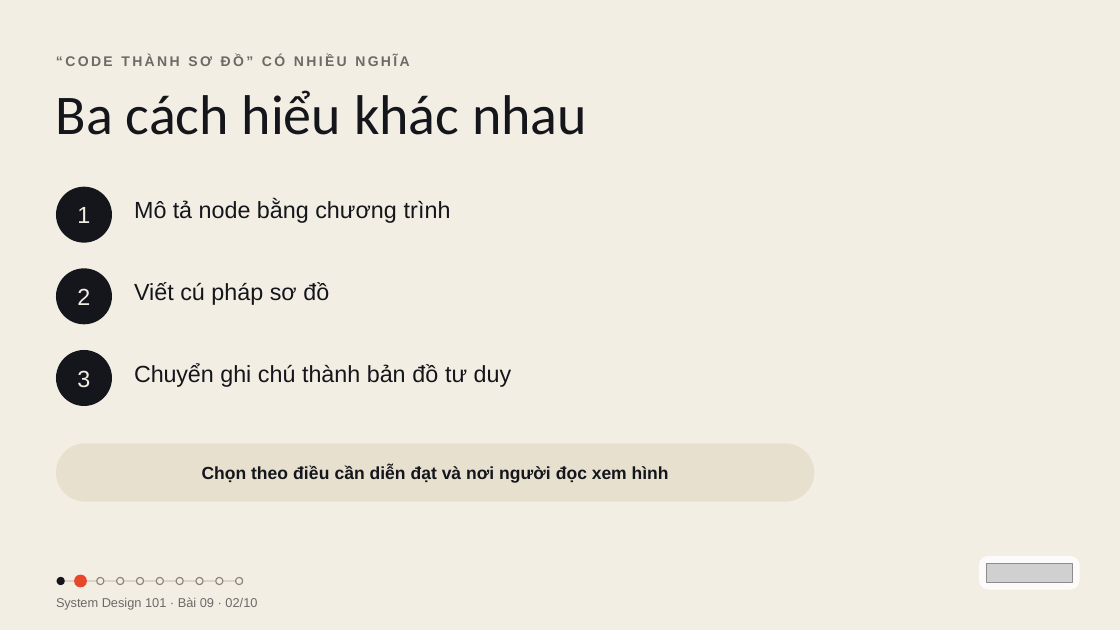
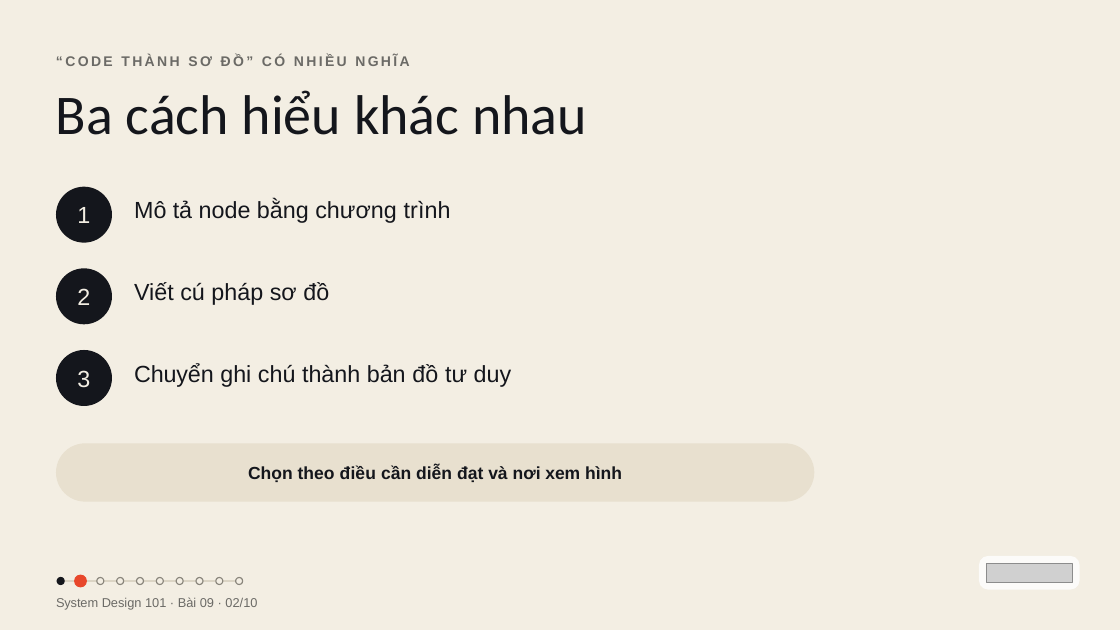
Before and after one commit to vohoailinh90/tool-marketing-studio, a slide deck: slide 2 of system-design-101/vi/lessons/sd-09-009/slides/sd-09-009.pptx. Drawn at 1120x630 pixels with LibreOffice and Linux fonts; fonts in the diff are those of the drawing; grey boxes stand for pictures. Boxes give left, top, right and bottom in pixels: in the first picture for what was removed or moved away, otherwise in the second. Text is boxed around its words. In the diff, an @@ line names an element or a change of style, - is before the commit and + after.

```diff
--- a/system-design-101/vi/lessons/sd-09-009/slides/sd-09-009.pptx
+++ b/system-design-101/vi/lessons/sd-09-009/slides/sd-09-009.pptx
@@ text in rounded rectangle at (248, 466, 622, 482): text changed @@
-Chọn theo điều cần diễn đạt và nơi người đọc xem hình
+Chọn theo điều cần diễn đạt và nơi xem hình
```
Also in this commit, not shown: 4 other slides changed, 1 other file.
